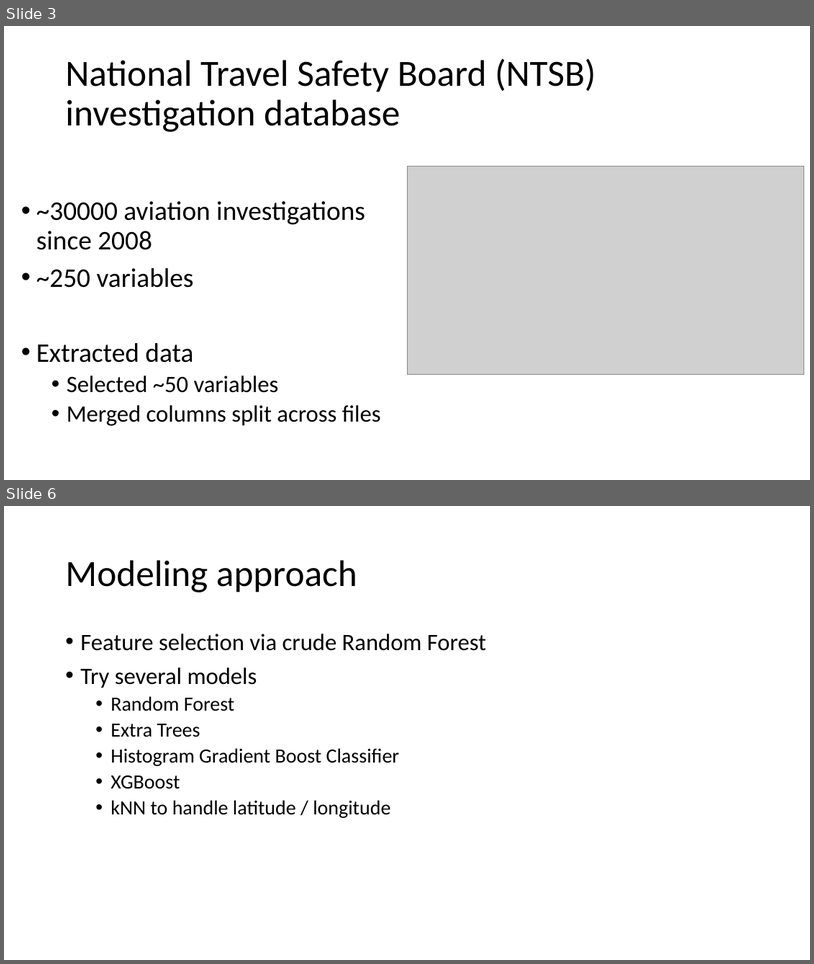
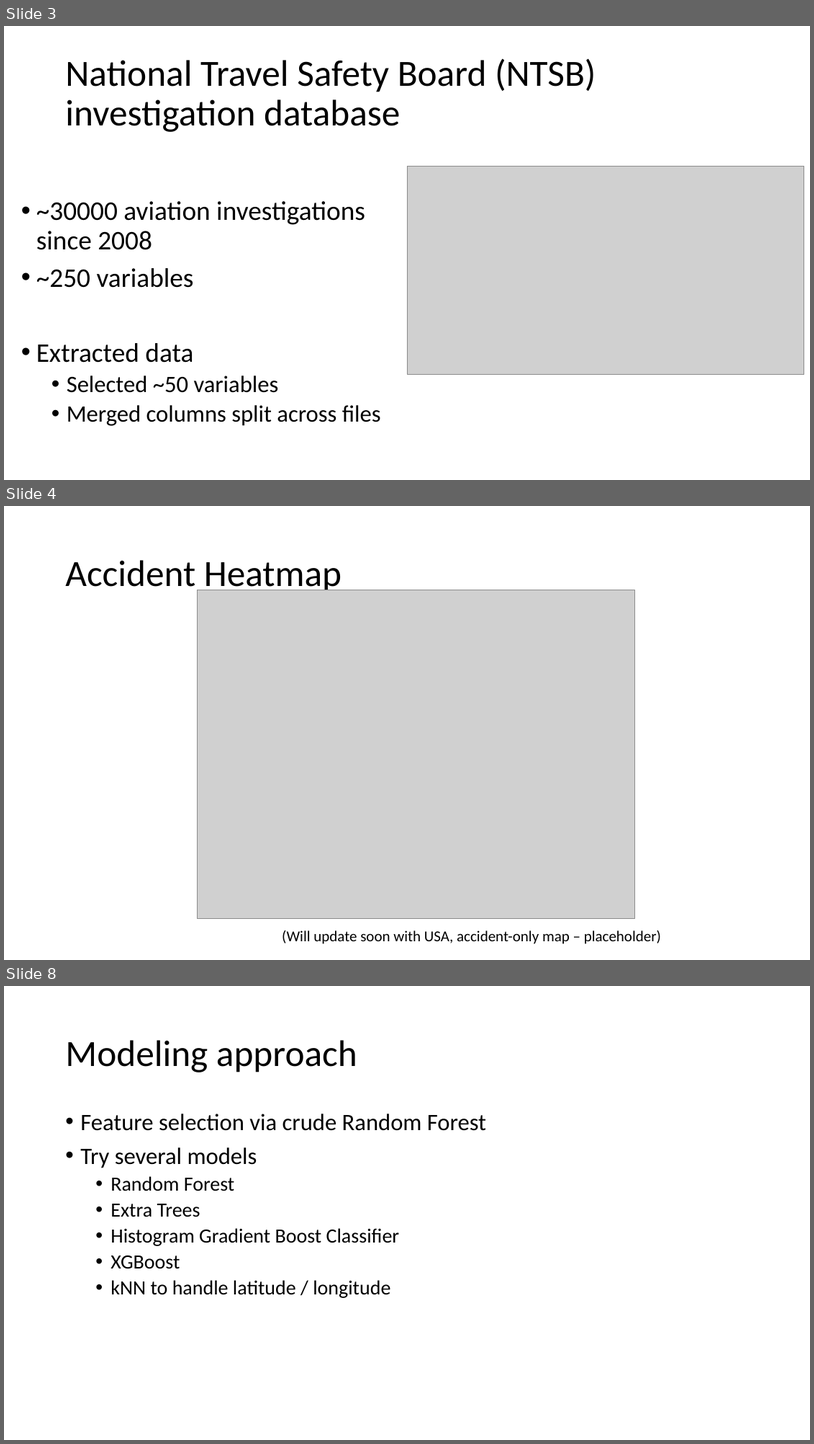
Before and after one commit to TheErdosInstitute-Summer2025-Project/aviation-project, a slide deck: checkpoints/presentation.pptx. Shown one above the other, each under a label of ours: slides 3 and 6 before the commit, slides 3, 4 and 8 after it; the slides between them are not shown. The pictures are 814x964 and 814x1444 pixels, drawn with LibreOffice and Linux fonts; fonts in the diff are those of the drawing; grey boxes stand for pictures. Boxes give left, top, right and bottom in pixels: in the first picture for what was removed or moved away, otherwise in the second. Text is boxed around its words. In the diff, an @@ line names an element or a change of style, - is before the commit and + after.

```diff
--- a/checkpoints/presentation.pptx
+++ b/checkpoints/presentation.pptx
@@ slide 4 added at bbox=[4, 506, 810, 960], background #FFFFFF @@
@@ title added at bbox=[65, 560, 342, 595], 44 pt, text #000000 @@
+Accident Heatmap
@@ picture added at bbox=[198, 590, 635, 918] @@
@@ text added at bbox=[282, 930, 661, 944], 18 pt, text #000000 @@
+(Will update soon with USA, accident-only map – placeholder)
@@ what was slide 6 is now slide 8 @@
```
Also in this commit, not shown: 3 slides changed, 1 other slide added.
